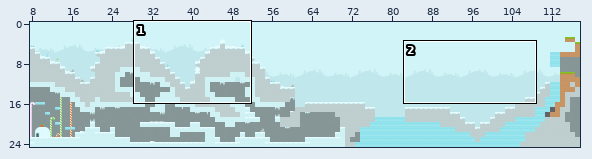
Level history. Tiled map (JSON): assets/tilemaps/level2.json. Above, an overview of the earlier version with the close-up marked.
Close-up. Earlier state:
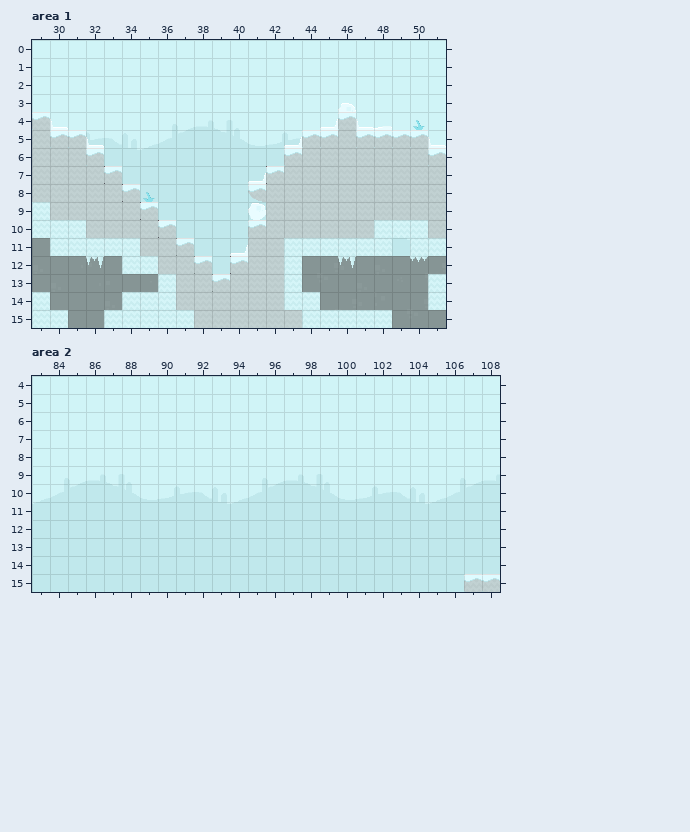
Cells are 21x21 px. Shown: area 1 x 29..51, y 0..15; area 2 x 83..108, y 4..15. The commit also changed other parts of the map, which this record leaves out.
After the commit:
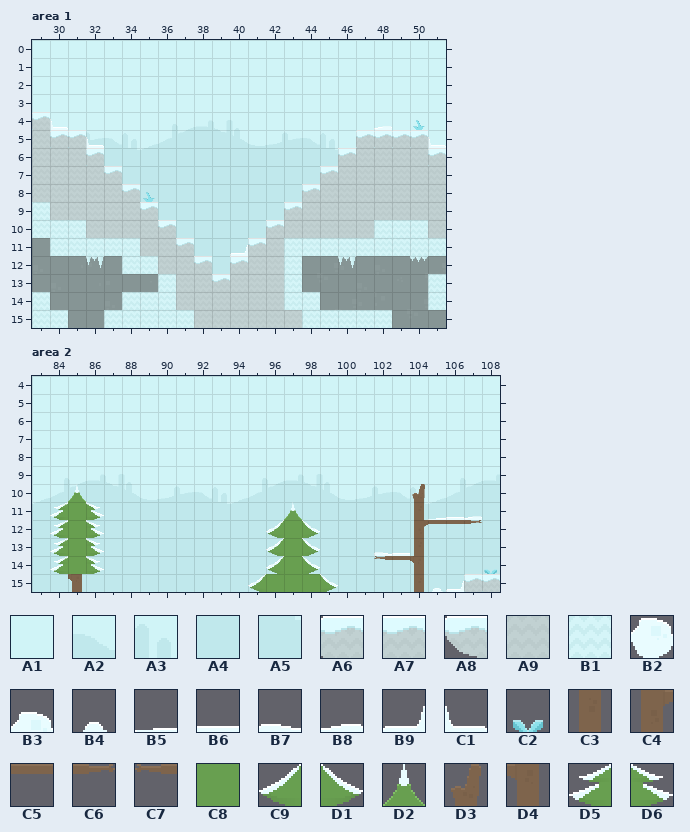
Key: from "background_spritesheet": A1 0, A2 11, A3 12, A4 16, A5 23; from "tiles_spritesheet": A6 62, A7 63, A8 65, A9 92, B1 512, B2 520, B3 521, B4 523, B5 541, B6 542, B7 544, B8 545, B9 546, C1 576, C2 601, C3 633, C4 634, C5 635, C6 636, C7 637, C8 639, C9 641, D1 642, D2 660, D3 663, D4 664, D5 671, D6 672.
__ is an empty cell, ## one hidden under a higher layer.
Difference:
Layer "backgroundLayer", area 1:
y 5: x 44..45 A1 A1 -> A2 A3
y 6: x 44..45 ## ## -> A4 A5
y 7: x 42..44 __ __ ## -> A4 A4 A4
y 8: x 43 ## -> A4
y 9: x 42 __ -> A4
Layer "backgroundFlora", area 1:
y 3: x 46 B3 -> __
y 4: x 45 B9 -> __; x 47 C1 -> __
y 5: x 43 B9 -> __
y 7: x 41 B9 -> __
y 9: x 41 B2 -> __
Layer "blockedLayer", area 1:
y 4: x 46 A6 -> __
y 5: x 44..46 A6 A6 A9 -> __ __ __
y 6: x 43..46 A6 A9 A9 A9 -> __ __ __ A7
y 7: x 42..45 A6 A9 A9 A9 -> __ __ __ A7
y 8: x 41..44 A8 A9 A9 A9 -> __ __ __ A7
y 9: x 42..43 A9 A9 -> __ A7
y 10: x 41..42 A6 A9 -> __ A7
y 11: x 41 A9 -> A7; x 49 __ -> B1
Layer "backgroundFlora", area 2:
y 10: x 85 __ -> D2; x 104 __ -> D3
y 11: x 84..86 __ __ __ -> D5 C8 D6; x 97 __ -> D2; x 104..107 __ __ __ __ -> C3 B5 B6 B8
y 12: x 84..86 __ __ __ -> D5 C8 D6; x 96..98 __ __ __ -> C9 C8 D1; x 104..107 __ __ __ __ -> C4 C5 C5 C6
y 13: x 84..86 __ __ __ -> D5 C8 D6; x 96..98 __ __ __ -> C9 C8 D1; x 102..104 __ __ __ -> B7 B6 C3
y 14: x 84..86 __ __ __ -> D5 C8 D6; x 96..98 __ __ __ -> C9 C8 D1; x 102..104 __ __ __ -> C7 C5 D4; x 108 __ -> C2
y 15: x 85 __ -> D4; x 95..99 __ __ __ __ __ -> C9 C8 C8 C8 D1; x 104..106 __ __ __ -> C3 B4 B9
Changed places in both close-ups, as pixel boxes (x1, y1, x2, y2):
changed: (248, 103, 374, 246)
added: (392, 238, 410, 256)
added: (50, 484, 104, 592)
added: (374, 484, 482, 592)
added: (248, 502, 338, 592)
added: (484, 569, 497, 574)
